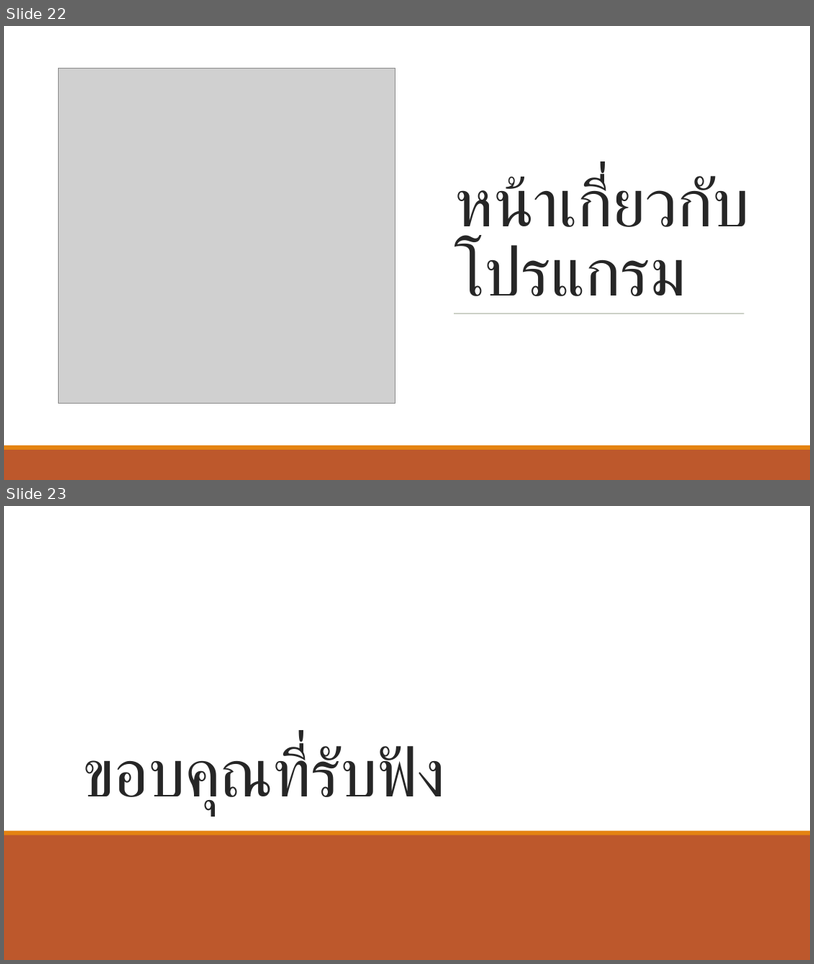
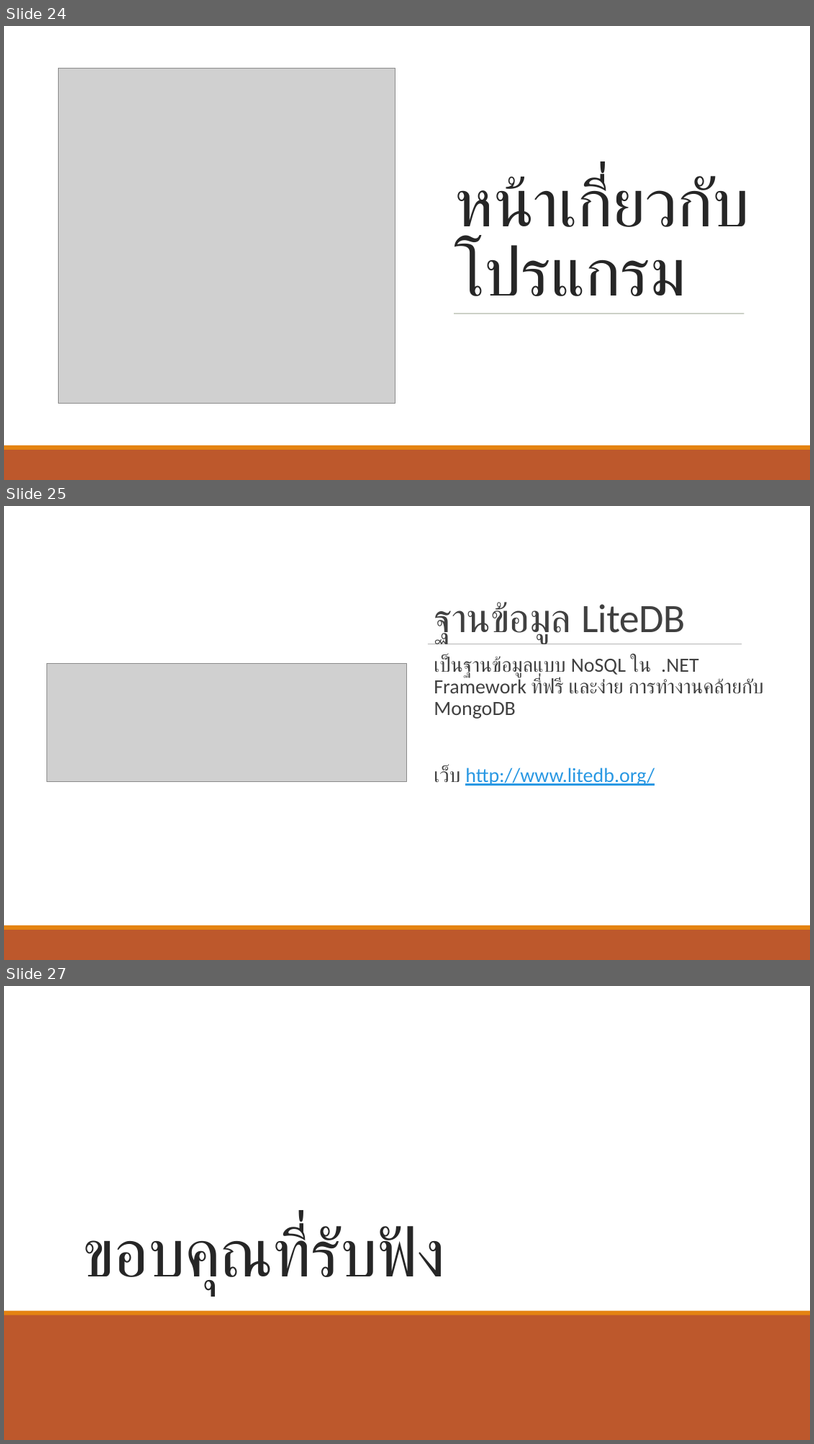
Before and after one commit to wannaphong/timenone, a slide deck: งานนำเสนอ.pptx. Shown one above the other, each under a label of ours: slides 22 and 23 before the commit, slides 24, 25 and 27 after it; the slides between them are not shown. The pictures are 814x964 and 814x1444 pixels, drawn with LibreOffice and Linux fonts; fonts in the diff are those of the drawing; grey boxes stand for pictures. Boxes give left, top, right and bottom in pixels: in the first picture for what was removed or moved away, otherwise in the second. Text is boxed around its words. In the diff, an @@ line names an element or a change of style, - is before the commit and + after.

```diff
--- a/งานนำเสนอ.pptx
+++ b/งานนำเสนอ.pptx
@@ slide 25 added at (4,506,810,960), background #FFFFFF @@
@@ rectangle added at (4,506,810,925), fill #FFFFFF @@
@@ title added at (434,602,685,644), 48 pt, text #404040 @@
+ฐานข้อมูล LiteDB
@@ line added from (428, 644) to (743, 644), #808080 0.5 pt @@
@@ text added at (434,656,764,785), 24 pt, text #404040 @@
+  เป็นฐานข้อมูลแบบ NoSQL ใน .NET Framework ที่ฟรี และง่าย การทำงานคล้ายกับ MongoDB
+  เว็บ http://www.litedb.org/
@@ picture added at (46,663,407,781) @@
@@ rectangle added at (4,929,810,960), fill #BD582C @@
@@ rectangle added at (4,925,810,929), fill #E48312 @@
@@ what was slide 22 is now slide 24 @@
@@ what was slide 23 is now slide 27 @@
```
Also in this commit, not shown: 2 slides changed, 3 other slides added, 6 other files.
